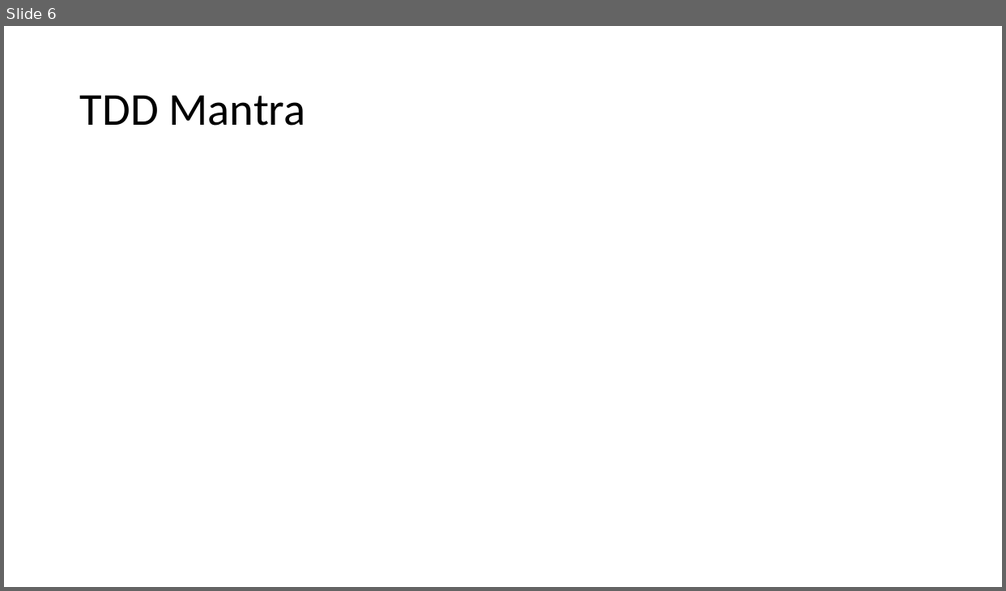
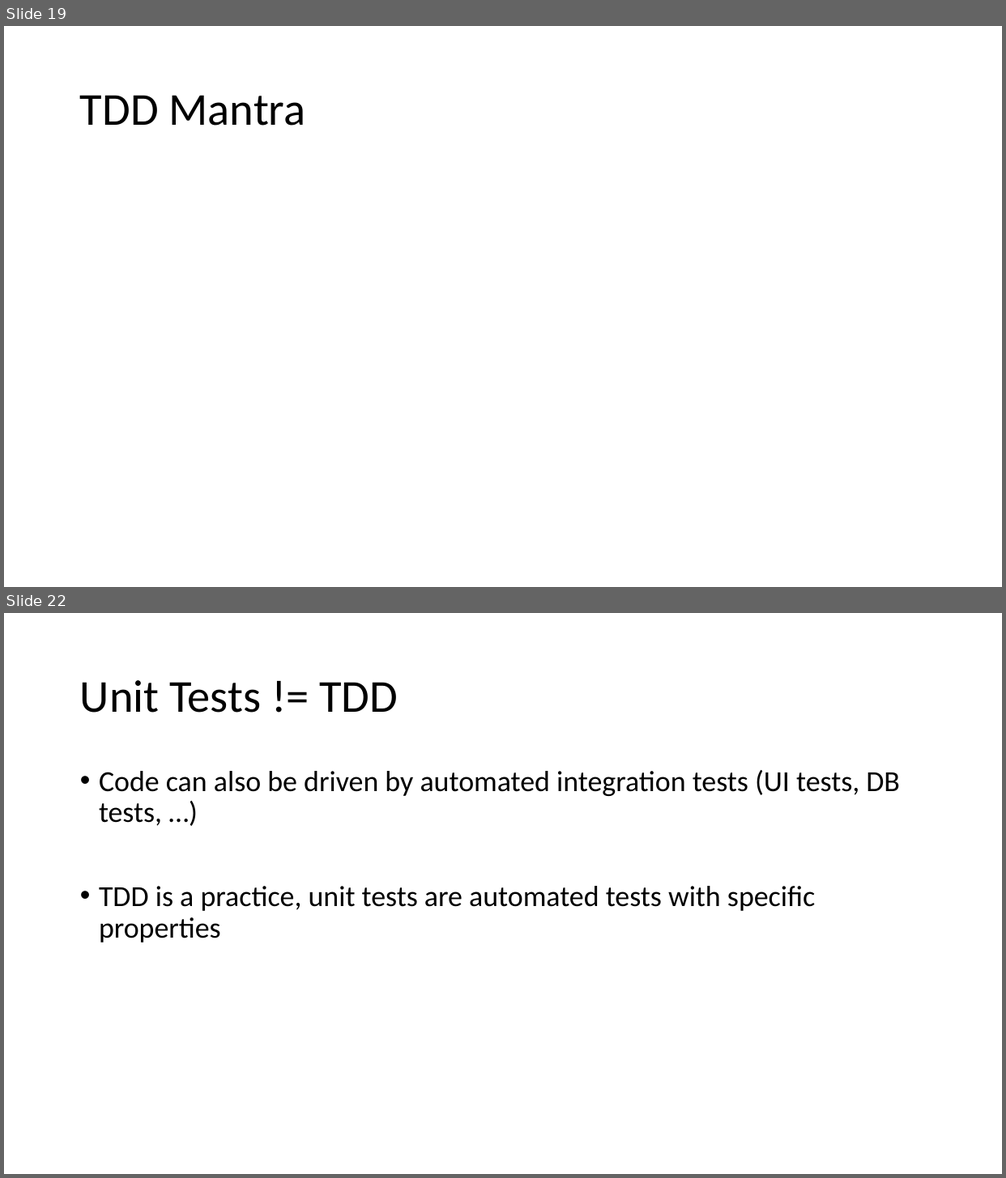
Before and after one commit to SunilPrasad/GithubRepo, a slide deck: TDDExamples/Persentation/TDD.pptx. Shown one above the other, each under a label of ours: slide 6 before the commit, slides 19 and 22 after it; the slides between them are not shown. The pictures are 1006x591 and 1006x1178 pixels, drawn with LibreOffice and Linux fonts; fonts in the diff are those of the drawing. Boxes give left, top, right and bottom in pixels: in the first picture for what was removed or moved away, otherwise in the second. Text is boxed around its words. In the diff, an @@ line names an element or a change of style, - is before the commit and + after.

```diff
--- a/TDDExamples/Persentation/TDD.pptx
+++ b/TDDExamples/Persentation/TDD.pptx
@@ slide 22 added at <box>4,613,1002,1174</box>, background #FFFFFF @@
@@ title added at <box>80,680,398,713</box>, 44 pt, text #000000 @@
+Unit Tests != TDD
@@ text added at <box>99,770,900,943</box>, 28 pt, text #000000 @@
+• Code can also be driven by automated integration tests (UI tests, DB tests, …)
+• TDD is a practice, unit tests are automated tests with specific properties
@@ what was slide 6 is now slide 19 @@
```
Also in this commit, not shown: 1 slide changed, 33 other slides added, 8 other files.
